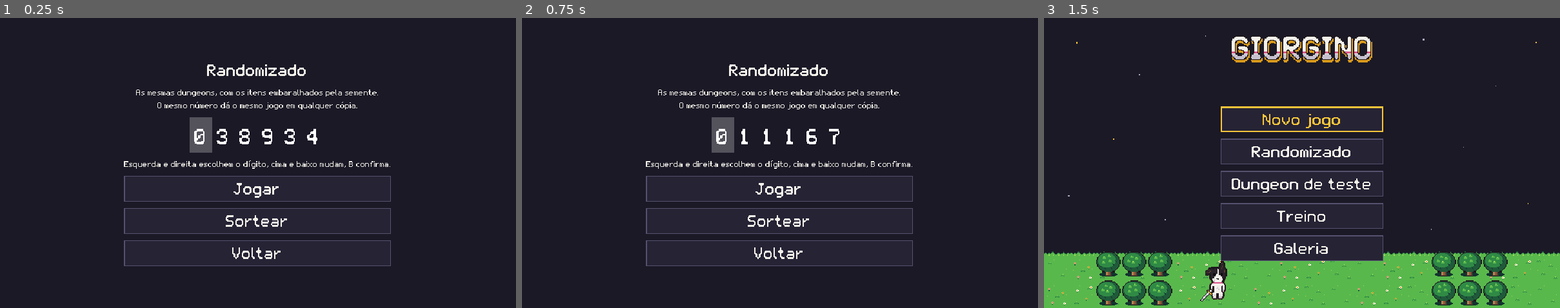
Above: before the commit, frames 1-3 (left to right).
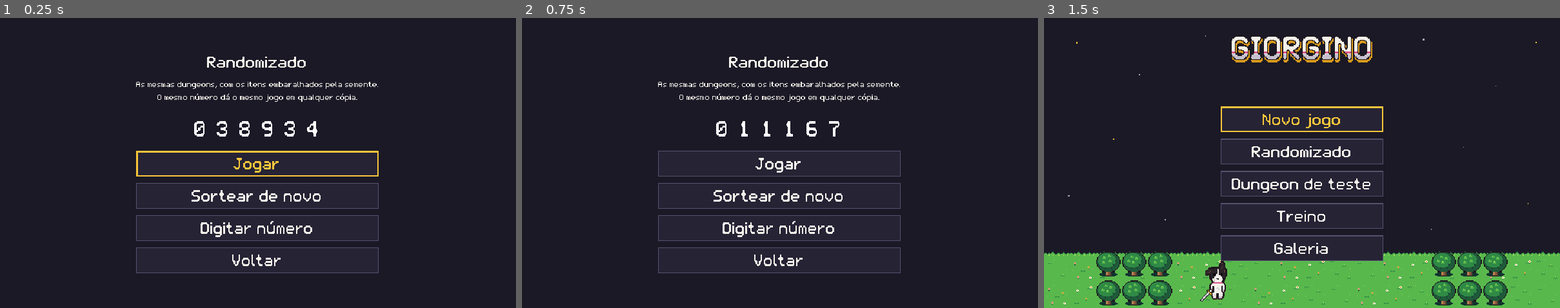
Above: after the commit, the same moments.

Repository: marcelozorza/Alttp2
Game: Godot game, scene res://ui/seed_screen.tscn
The game is run twice, just before and just after one commit, with the same random seed, the same clock (stepped at 60 frames per second) and the same inputs. This scene is started directly instead of the project's main scene.
Inputs:
- Up to frame 1 (0.25 s): no input
- Up to frame 2 (0.75 s): click "Sortear" (after the commit: "Sortear de novo") at 0.5 s
- Up to frame 3 (1.5 s): click "Voltar" at 1.25 s

The runs differ from the first frame. In frame 1, 5.3% of the frame differs, in the area x 24-76%, y 13-88%; in frame 2, 4.7%; in frame 3, nothing differs.

Commit message:
Tela da semente: cursor em Jogar, e digitar o número vira uma opção à parte
Co-Authored-By: Claude Fable 5.2 <noreply@anthropic.com>
Claude-Session: https://claude.ai/code/session_016s7NevTD4Ho17e5LC6f7CU

Diff:
--- a/ui/seed_screen.gd
+++ b/ui/seed_screen.gd
@@ -1,11 +1,17 @@
 extends Control
 ## Tela do modo randomizado: a seed, um número de seis dígitos que o jogador
-## digita, sorteia e compartilha. O mesmo número dá o mesmo jogo em qualquer
-## cópia. Jogar começa um jogo novo no mundo, com as três entradas abertas e
+## sorteia, digita e compartilha. A tela abre com uma seed sorteada e o cursor
+## em Jogar. Digitar um número é uma opção à parte. O mesmo número dá o mesmo
+## jogo em qualquer cópia. Jogar começa um jogo novo no mundo, com as três entradas abertas e
 ## os itens da seed.
 
 var _field: SeedField
 var _play: Button
+## Botões da tela comum e os da digitação, que nunca aparecem juntos.
+var _menu: Array[Control] = []
+var _entry: Array[Control] = []
+## Semente de antes da digitação, para o Cancelar.
+var _kept_seed := 0
 
 
 func _ready() -> void:
@@ -25,21 +31,48 @@
 	_field.value = Randomizer.random_seed()
 	_field.size_flags_horizontal = Control.SIZE_SHRINK_CENTER
 	column.add_child(_field)
-	column.add_child(
-		MenuKit.label("Esquerda e direita escolhem o dígito, cima e baixo mudam, B confirma.", 16)
-	)
 	_play = MenuKit.button("Jogar", _on_play)
-	column.add_child(_play)
-	column.add_child(MenuKit.button("Sortear", _on_reroll))
-	column.add_child(MenuKit.button("Voltar", _on_back))
-	_field.confirmed.connect(_play.grab_focus)
-	_play.focus_neighbor_top = _play.get_path_to(_field)
-	_field.grab_focus.call_deferred()
+	_menu = [
+		_play,
+		MenuKit.button("Sortear de novo", _on_reroll),
+		MenuKit.button("Digitar número", _on_type),
+		MenuKit.button("Voltar", _on_back),
+	]
+	# Na digitação o campo usa as quatro direções, então não há botão para
+	# alcançar: confirmar fecha a digitação e cancelar devolve a semente.
+	_entry = [
+		MenuKit.label("Esquerda e direita escolhem o dígito, cima e baixo mudam.", 16),
+		MenuKit.label("B confirma.", 16),
+	]
+	for control: Control in _menu + _entry:
+		column.add_child(control)
+	_field.confirmed.connect(_on_typed)
+	_show_entry(false)
 
 
 func _unhandled_input(event: InputEvent) -> void:
 	if event.is_action_pressed("ui_cancel"):
-		_on_back()
+		if _field.focus_mode == Control.FOCUS_ALL:
+			_on_type_cancelled()
+		else:
+			_on_back()
+
+
+## Troca entre a tela comum, com o cursor em Jogar, e a digitação, com o
+## cursor nos dígitos. Fora da digitação o número não recebe o cursor: Marcelo
+## apertava para baixo querendo chegar em Jogar e mudava a semente
+## (2026-11-12).
+func _show_entry(typing: bool) -> void:
+	for control: Control in _menu:
+		control.visible = not typing
+	for control: Control in _entry:
+		control.visible = typing
+	_field.focus_mode = Control.FOCUS_ALL if typing else Control.FOCUS_NONE
+	if typing:
+		_field.grab_focus.call_deferred()
+	else:
+		_play.grab_focus.call_deferred()
+	_field.queue_redraw()
 
 
 func _on_play() -> void:
@@ -50,7 +83,21 @@
 func _on_reroll() -> void:
 	_field.value = Randomizer.random_seed()
 	_field.queue_redraw()
-	_field.grab_focus()
+
+
+func _on_type() -> void:
+	_kept_seed = _field.value
+	_field.cursor = 0
+	_show_entry(true)
+
+
+func _on_typed() -> void:
+	_show_entry(false)
+
+
+func _on_type_cancelled() -> void:
+	_field.value = _kept_seed
+	_show_entry(false)
 
 
 func _on_back() -> void:
Not shown, changed: docs/design.md
